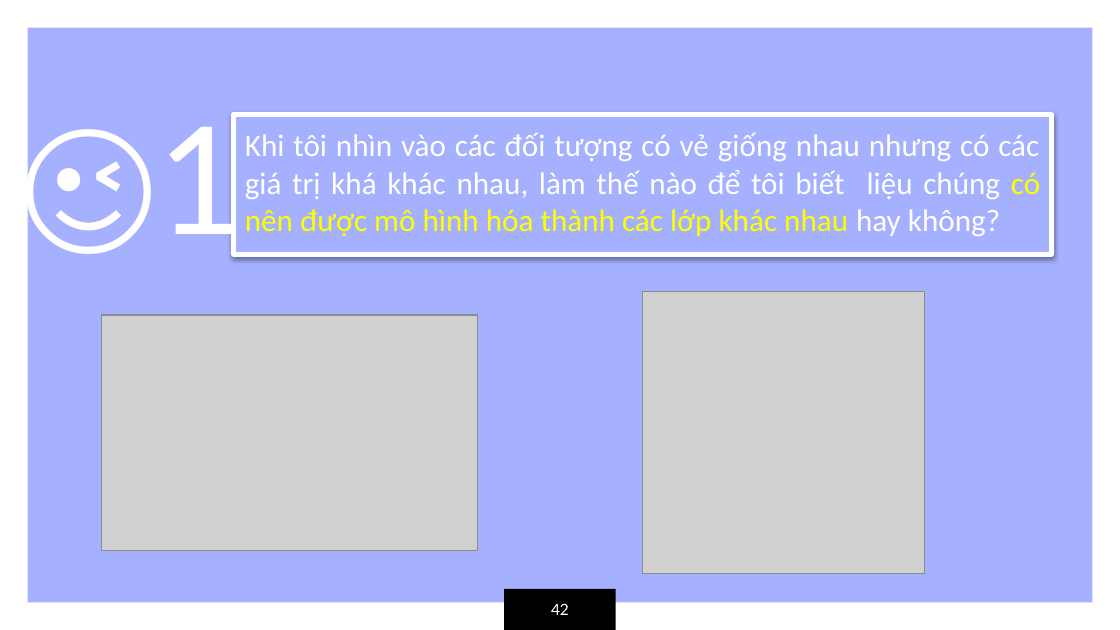
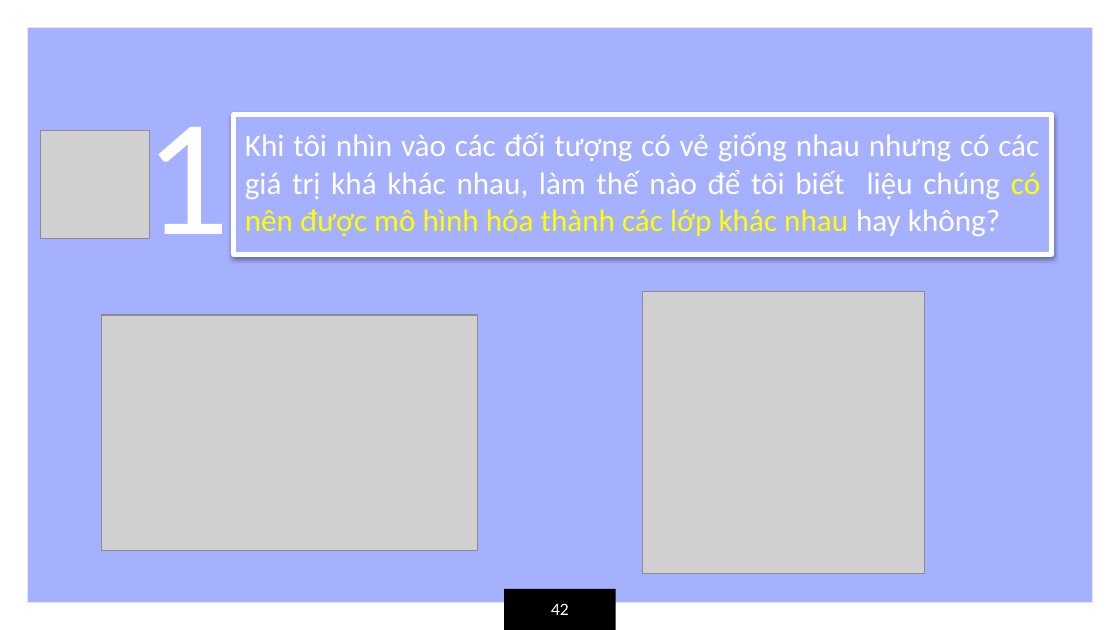
Before and after one commit to VoLeKhanhDuy/XDPM_HDT, a slide deck: slide 42 of chuong 4.pptx. Drawn at 1120x630 pixels with LibreOffice and Linux fonts; fonts in the diff are those of the drawing; grey boxes stand for pictures. Boxes give left, top, right and bottom in pixels: in the first picture for what was removed or moved away, otherwise in the second. Text is boxed around its words. In the diff, an @@ line names an element or a change of style, - is before the commit and + after.

```diff
--- a/chuong 4.pptx
+++ b/chuong 4.pptx
@@ text at bbox=[147, 112, 234, 260]: text changed @@
-😉1
+1
@@ picture added at bbox=[40, 130, 149, 239] @@
```
Also in this commit, not shown: 3 other slides changed, 2 other files.
